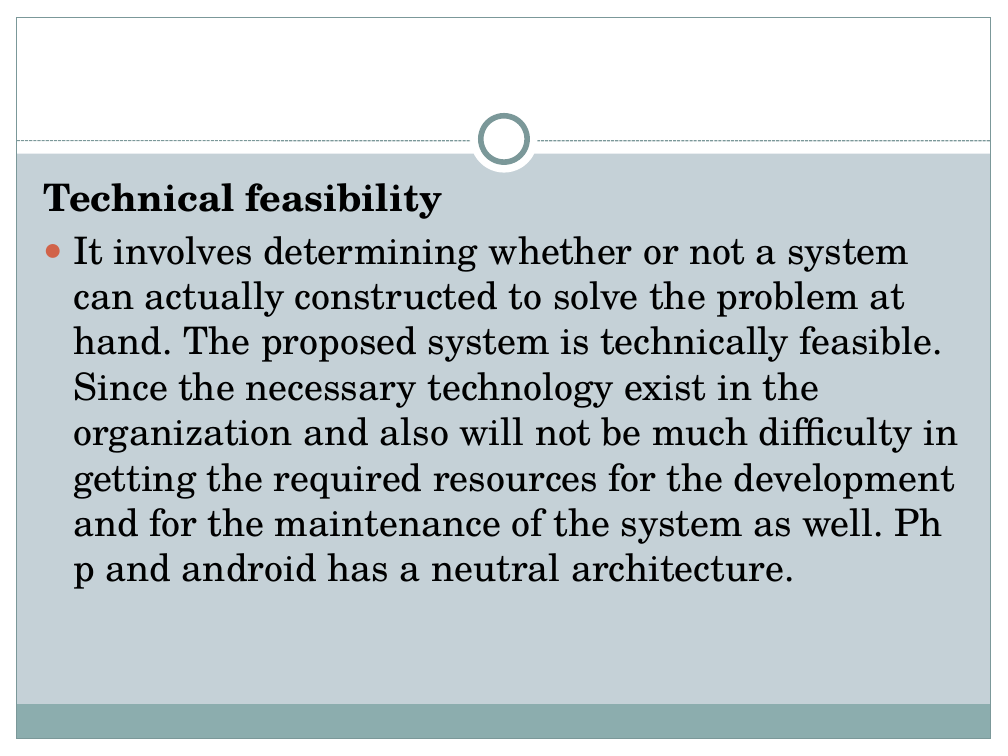
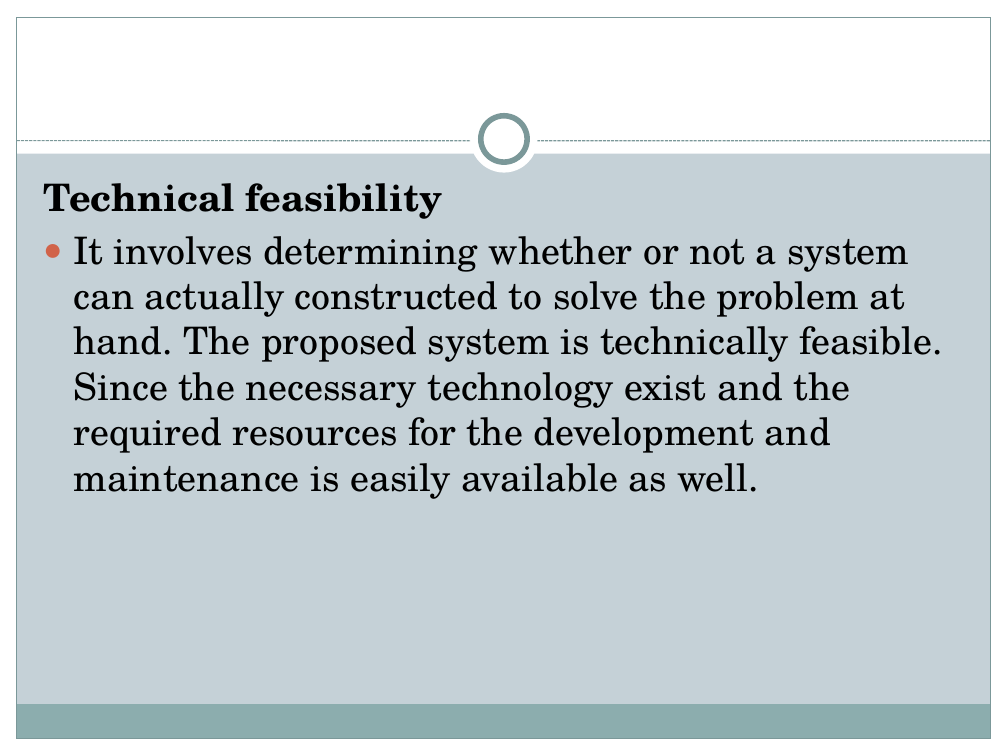
Before and after one commit to Bsccs/tutorial-site, a slide deck: slide 19 of documentation/project.pptx. Drawn at 1008x756 pixels with LibreOffice and Linux fonts; fonts in the diff are those of the drawing. Boxes give left, top, right and bottom in pixels: in the first picture for what was removed or moved away, otherwise in the second. Text is boxed around its words. In the diff, an @@ line names an element or a change of style, - is before the commit and + after.

Commit message:
update powerpoint

```diff
--- a/documentation/project.pptx
+++ b/documentation/project.pptx
@@ text at box(73, 236, 943, 499): text changed @@
-● It involves determining whether or not a system can actually constructed to solve the problem at hand. The proposed system is technically feasible. Since the necessary technology exist in the organization and also will not be much difficulty in getting the required resources for the development and for the maintenance of the system as well. Ph p and android has a neutral architecture.
+● It involves determining whether or not a system can actually constructed to solve the problem at hand. The proposed system is technically feasible. Since the necessary technology exist and the required resources for the development and maintenance is easily available as well.
```
Also in this commit, not shown: 3 other slides changed, 7 slides added.
